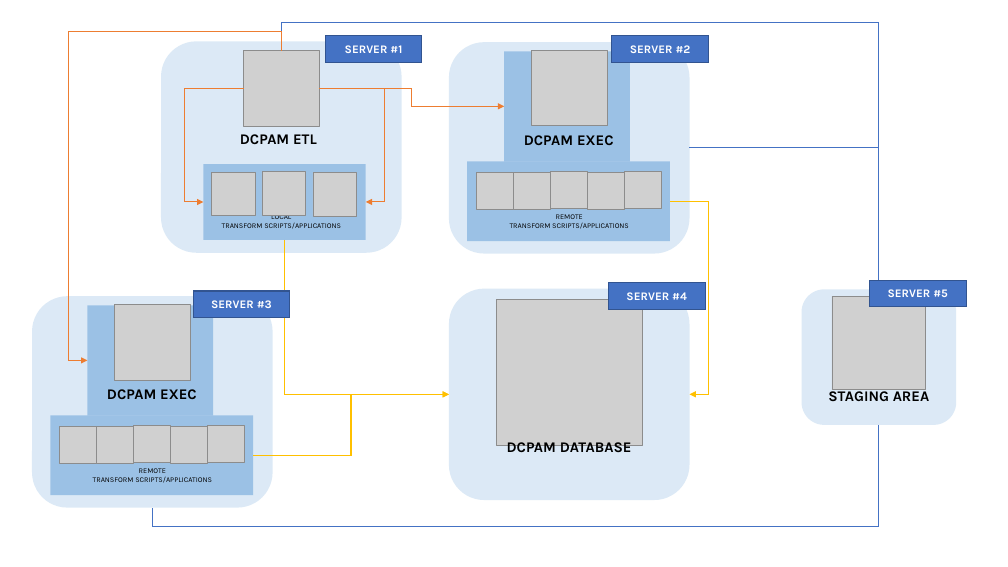
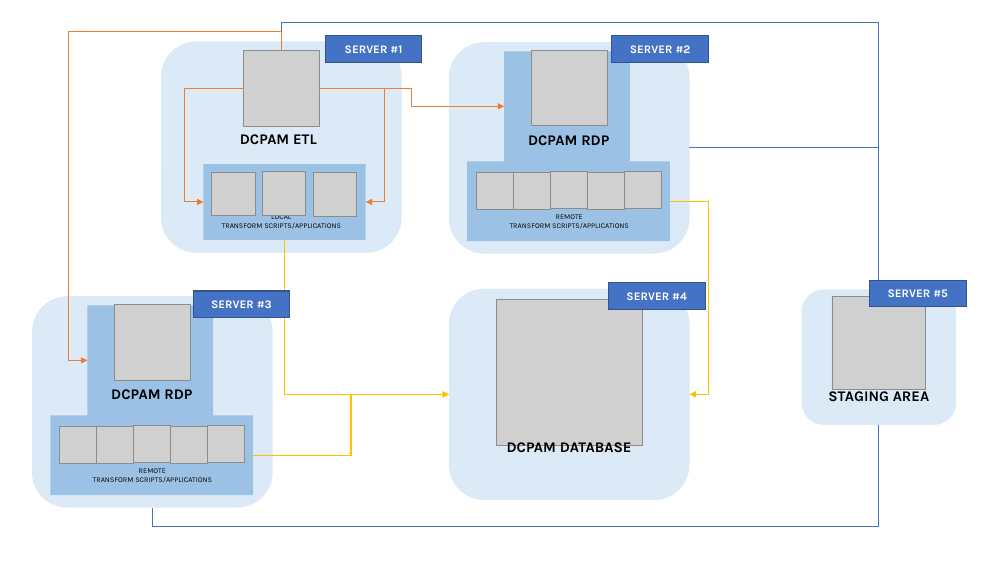
Before and after one commit to OrionExplorer/dcpam, a slide deck: slide 2 of docs/dwh.pptx. Drawn at 1008x567 pixels with LibreOffice and Linux fonts; fonts in the diff are those of the drawing; grey boxes stand for pictures. Boxes give left, top, right and bottom in pixels: in the first picture for what was removed or moved away, otherwise in the second. Text is boxed around its words. In the diff, an @@ line names an element or a change of style, - is before the commit and + after.

Commit message:
Updated DCPAM RDP overview picture

```diff
--- a/docs/dwh.pptx
+++ b/docs/dwh.pptx
@@ text at [528,135,609,145]: text changed @@
-DCPAM EXEC
+DCPAM RDP
@@ text at [111,389,192,399]: text changed @@
-DCPAM EXEC
+DCPAM RDP
```
Also in this commit, not shown: 1 other file.
